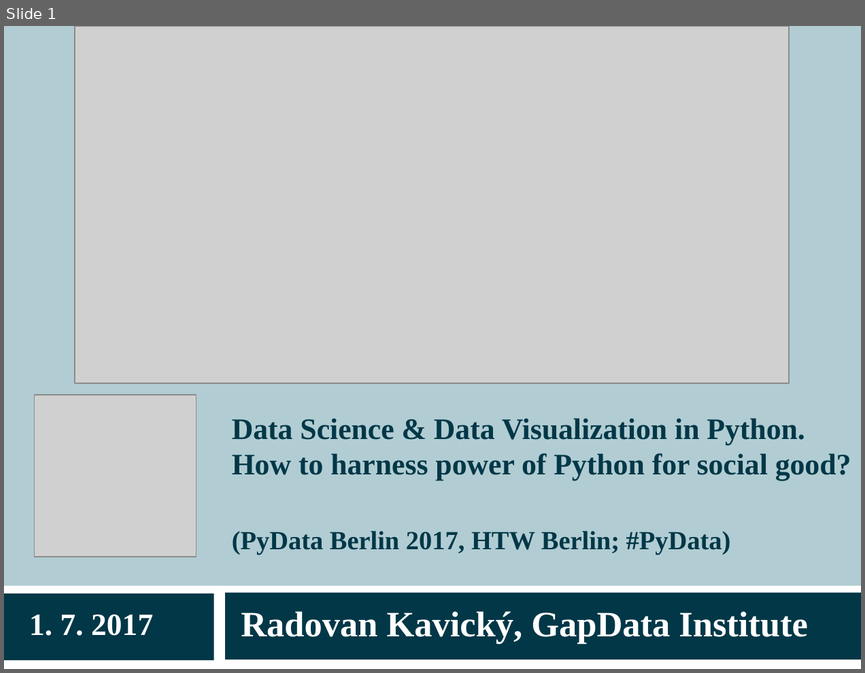
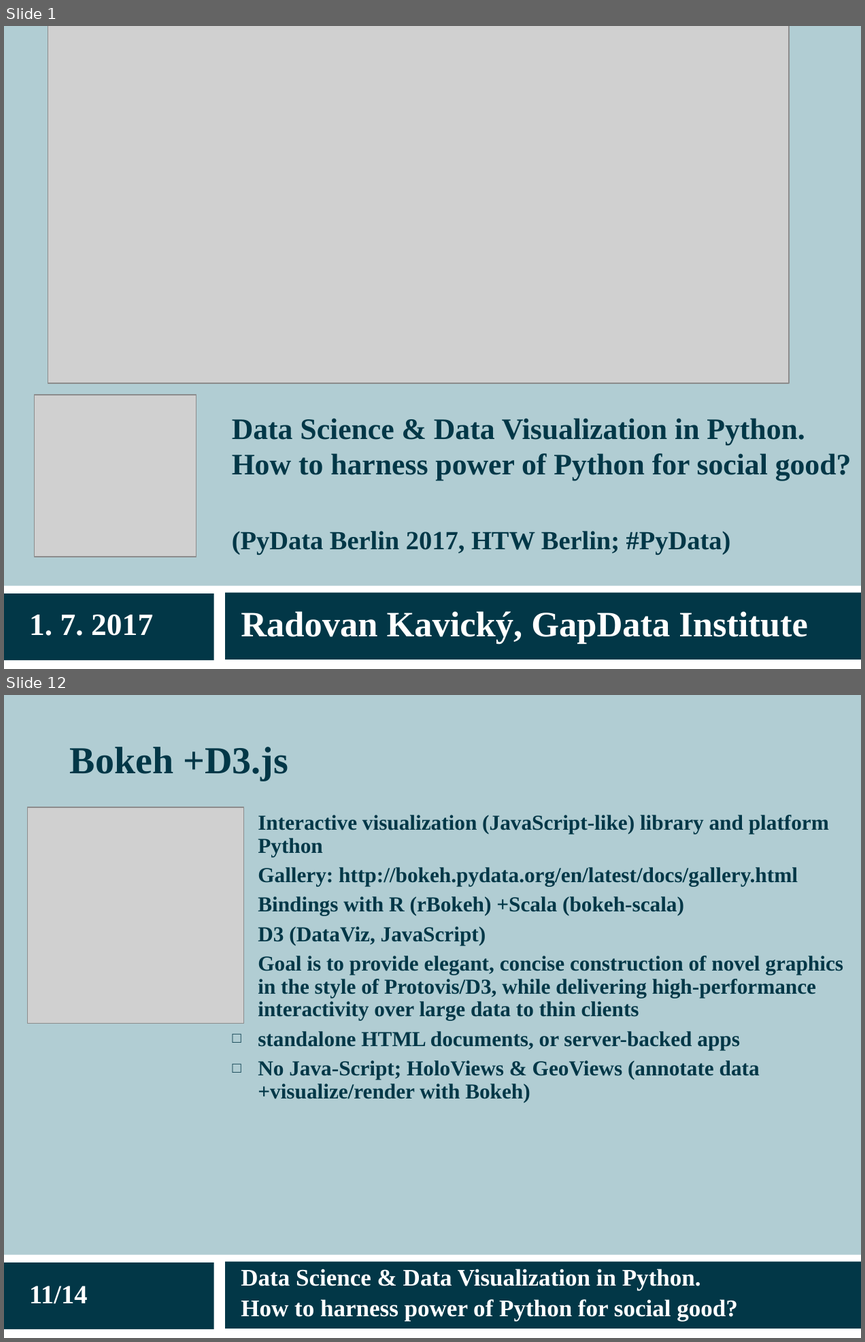
Before and after one commit to radovankavicky/PyDataBerlin2017, a slide deck: present/pydata2017berlin_datascience_final.ppt. Shown one above the other, each under a label of ours: slide 1 before the commit, slides 1 and 12 after it; the slides between them are not shown. The pictures are 865x673 and 865x1342 pixels, drawn with LibreOffice and Linux fonts; fonts in the diff are those of the drawing; grey boxes stand for pictures. Boxes give left, top, right and bottom in pixels: in the first picture for what was removed or moved away, otherwise in the second. Text is boxed around its words. In the diff, an @@ line names an element or a change of style, - is before the commit and + after.

```diff
--- a/present/pydata2017berlin_datascience_final.ppt
+++ b/present/pydata2017berlin_datascience_final.ppt
@@ slide 12 added at [4, 695, 861, 1338], background #B1CDD3; not listed: 3 template elements that a slide beside it also shows @@
@@ title added at [70, 747, 288, 781], 32 pt, text #023747, bold @@
+Bokeh +D3.js
@@ picture added at [27, 807, 243, 1023] @@
@@ text added at [258, 815, 843, 1102], 17.9 pt, text #023747, bold @@
+  □ Interactive visualization (JavaScript-like) library and platform Python
+  □ Gallery: http://bokeh.pydata.org/en/latest/docs/gallery.html
+  □ Bindings with R (rBokeh) +Scala (bokeh-scala)
+  □ D3 (DataViz, JavaScript)
+  □ Goal is to provide elegant, concise construction of novel graphics in the style of Protovis/D3, while delivering high-performance interactivity over large data to thin clients
+  □ standalone HTML documents, or server-backed apps
+  □ No Java-Script; HoloViews & GeoViews (annotate data +visualize/render with Bokeh)
@@ text added at [29, 1285, 87, 1304], 22 pt, text #FFFFFF, bold @@
+11/14
@@ text added at [241, 1268, 738, 1321], 20 pt, text #FFFFFF, bold @@
+Data Science & Data Visualization in Python.
+How to harness power of Python for social good?
@@ slide 1 changed as well @@
@@ picture: place and size @@
-picture at [75, 26, 789, 383]
+picture at [48, 26, 789, 382]
```
Also in this commit, not shown: 3 other slides changed, 13 other slides added, 7 slides removed, 2 other files.
